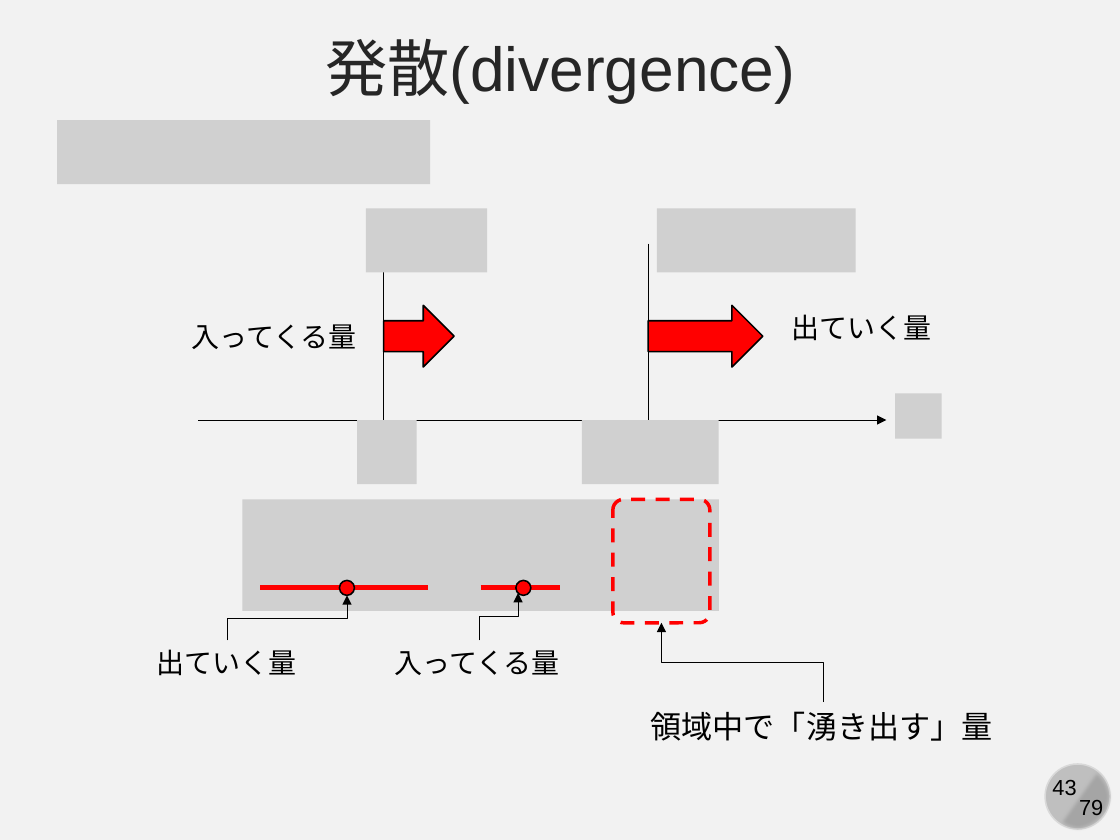
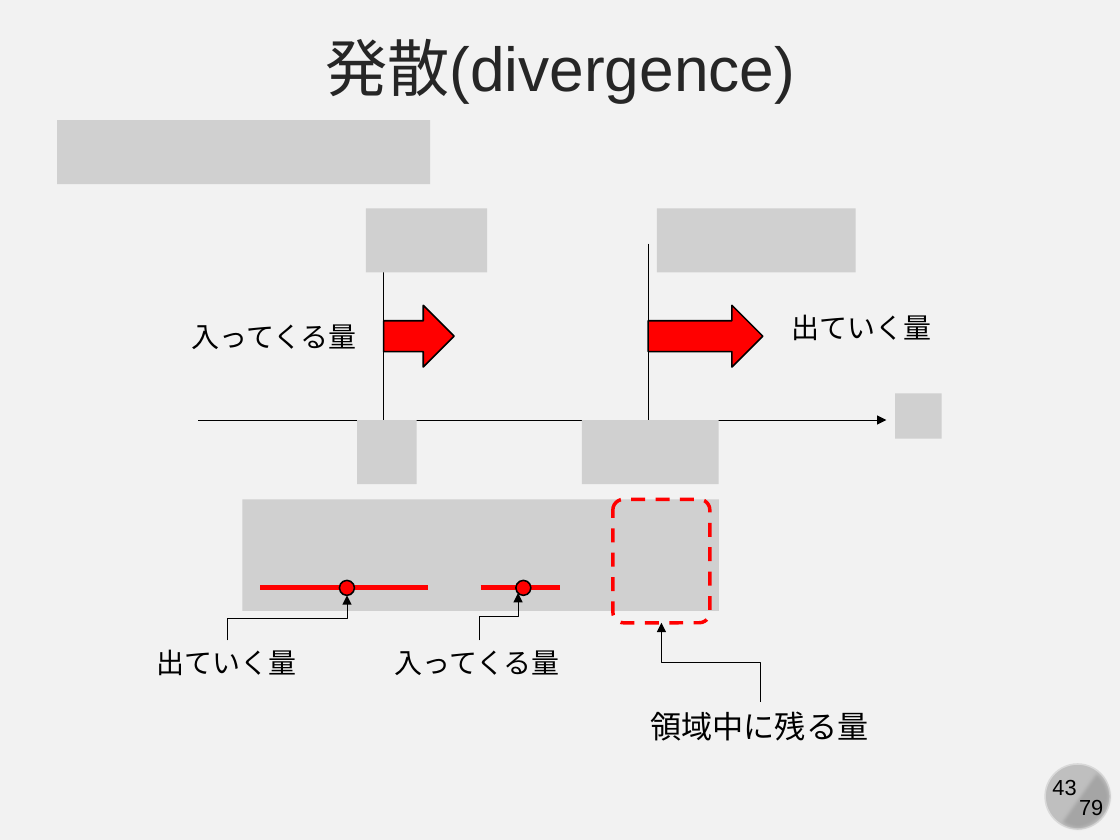
Before and after one commit to kaityo256/simulation_engineering, a slide deck: slide 43 of 05_md_basic/simulation05.pptx. Drawn at 1120x840 pixels with LibreOffice and Linux fonts; fonts in the diff are those of the drawing; grey boxes stand for pictures. Boxes give left, top, right and bottom in pixels: in the first picture for what was removed or moved away, otherwise in the second. Text is boxed around its words. In the diff, an @@ line names an element or a change of style, - is before the commit and + after.

```diff
--- a/05_md_basic/simulation05.pptx
+++ b/05_md_basic/simulation05.pptx
@@ elbow arrow moved from (823, 702) - (662, 623) to (760, 702) - (662, 623) @@
@@ text at [650, 711, 868, 741]: text changed @@
-領域中で「湧き出す」量
+領域中に残る量
```
Also in this commit, not shown: 2 other slides changed, 8 slides added.
